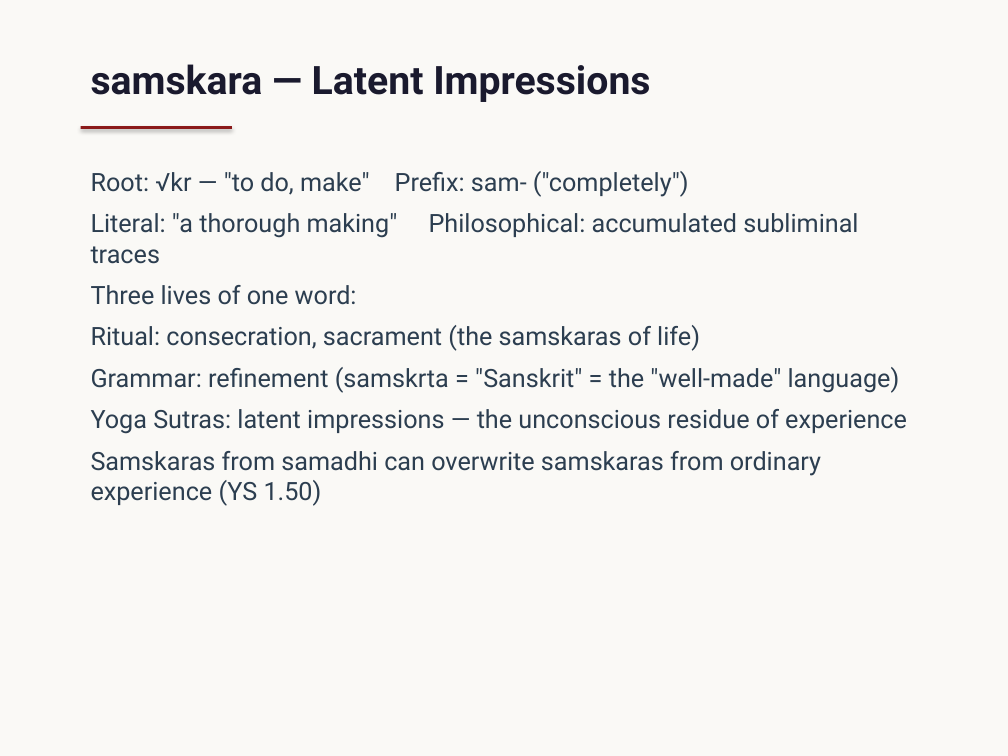
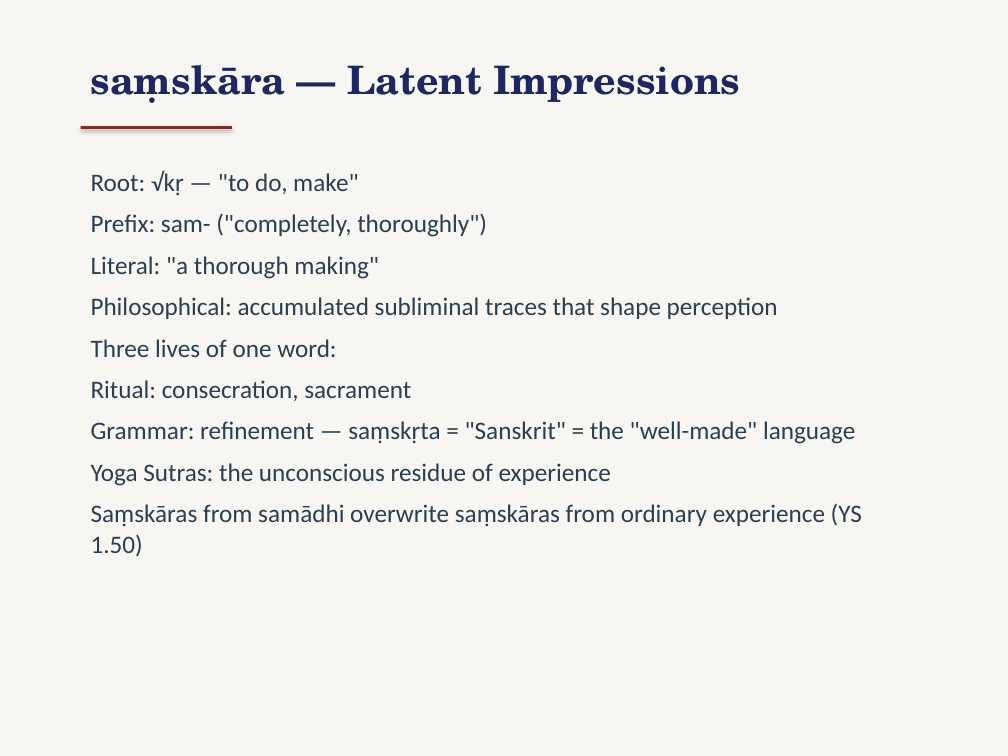
Before and after one commit to jbajaj6/sanskrit_etymology, a slide deck: slide 8 of docs/final_presentation.pptx. Drawn at 1008x756 pixels with LibreOffice and Linux fonts; fonts in the diff are those of the drawing. Boxes give left, top, right and bottom in pixels: in the first picture for what was removed or moved away, otherwise in the second. Text is boxed around its words. In the diff, an @@ line names an element or a change of style, - is before the commit and + after.

```diff
--- a/docs/final_presentation.pptx
+++ b/docs/final_presentation.pptx
@@ background #FAF9F6 to #F7F6F2 @@
@@ text at [91, 65, 741, 103]: text changed; font Roboto to TeX Gyre Schola; text colour #1A1A2E to #1E2761 @@
-samskara — Latent Impressions
+saṃskāra — Latent Impressions
@@ rectangle at [81, 126, 232, 129]: fill #8B1A1A to #7B2D26 @@
@@ text at [91, 170, 778, 319]: text changed; font Roboto to Calibri @@
-Root: √kr — "to do, make" Prefix: sam- ("completely")
-Literal: "a thorough making" Philosophical: accumulated subliminal traces
+Root: √kṛ — "to do, make"
+Prefix: sam- ("completely, thoroughly")
+Literal: "a thorough making"
+Philosophical: accumulated subliminal traces that shape perception
@@ text at [91, 339, 336, 357]: font Roboto to Calibri in "Three lives of one word:" @@
@@ text at [91, 380, 862, 557]: text changed; font Roboto to Calibri @@
-Ritual: consecration, sacrament (the samskaras of life)
-Grammar: refinement (samskrta = "Sanskrit" = the "well-made" language)
-Yoga Sutras: latent impressions — the unconscious residue of experience
-Samskaras from samadhi can overwrite samskaras from ordinary experience (YS 1.50)
+Ritual: consecration, sacrament
+Grammar: refinement — saṃskṛta = "Sanskrit" = the "well-made" language
+Yoga Sutras: the unconscious residue of experience
+Saṃskāras from samādhi overwrite saṃskāras from ordinary experience (YS 1.50)
```
Also in this commit, not shown: 12 other slides changed, 1 other file.
